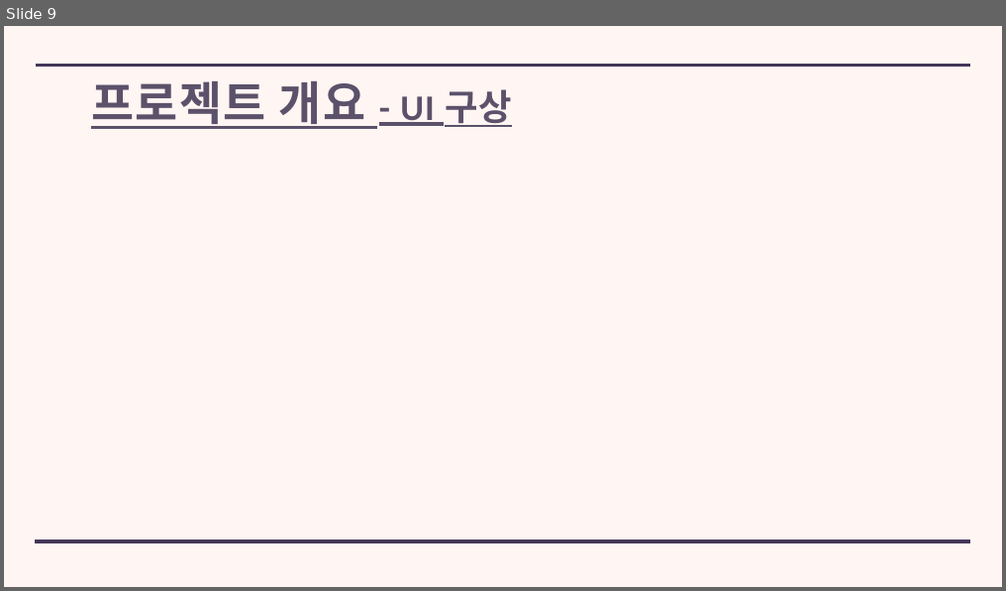
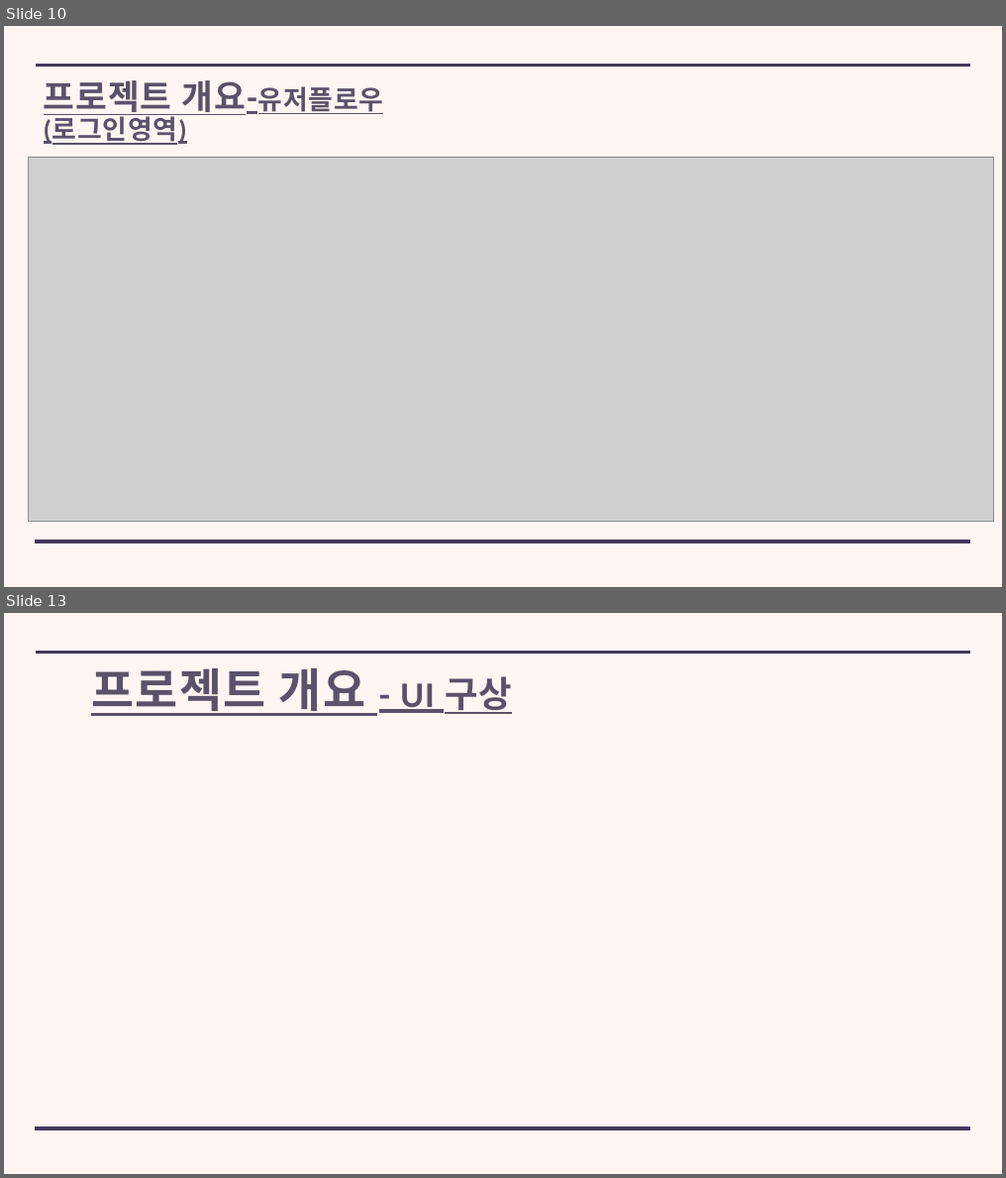
Before and after one commit to kuk0901/WingSpringBoot, a slide deck: ppt/WING_ 발표 PPT.pptx. Shown one above the other, each under a label of ours: slide 9 before the commit, slides 10 and 13 after it; the slides between them are not shown. The pictures are 1006x591 and 1006x1178 pixels, drawn with LibreOffice and Linux fonts; fonts in the diff are those of the drawing; grey boxes stand for pictures. Boxes give left, top, right and bottom in pixels: in the first picture for what was removed or moved away, otherwise in the second. Text is boxed around its words. In the diff, an @@ line names an element or a change of style, - is before the commit and + after.

```diff
--- a/ppt/WING_ 발표 PPT.pptx
+++ b/ppt/WING_ 발표 PPT.pptx
@@ slide 10 added at (4, 26, 1002, 587), background #FFF5F2; not listed: 2 template elements that a slide beside it also shows @@
@@ title added at (44, 80, 384, 145), 51.1 pt, text #5B516A, bold, underline @@
+프로젝트 개요-유저플로우(로그인영역)
@@ picture added at (28, 157, 993, 521) @@
@@ what was slide 9 is now slide 13 @@
```
Also in this commit, not shown: 8 slides changed, 4 other slides added, 1 slide removed, 41 other files.
